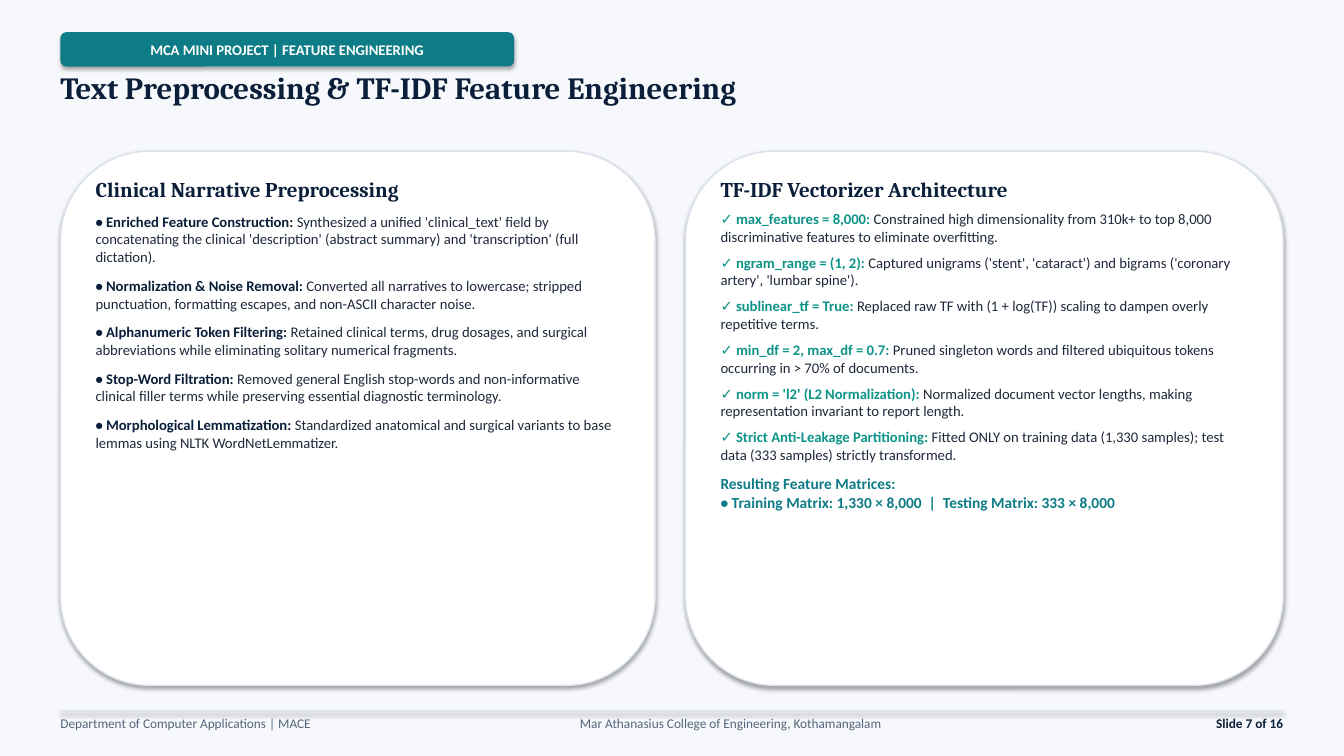
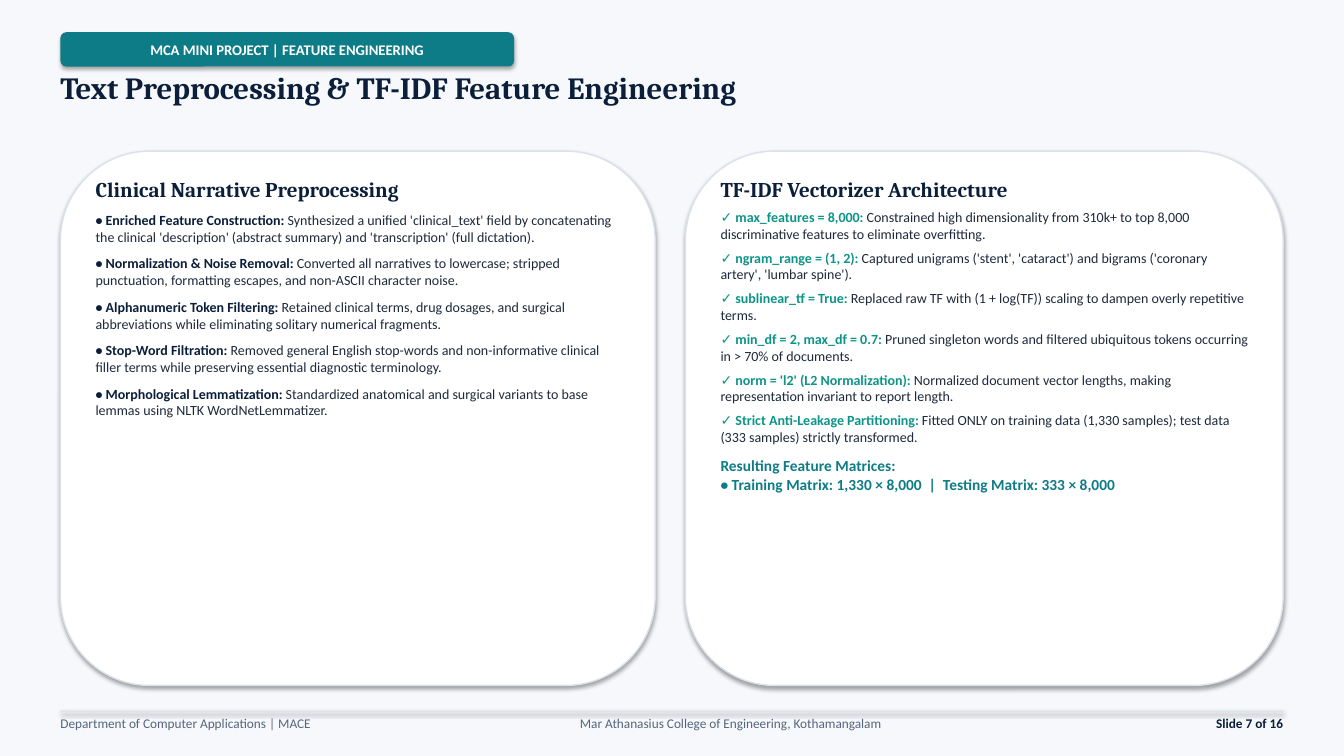
Before and after one commit to JiphinGeorge/Mini-Project-S3-MCA, a slide deck: slide 7 of model training project/2nd Presentation 30-9-2026/Medical_Specialty_Classification_Interim_Presentation_2.pptx. Drawn at 1344x756 pixels with LibreOffice and Linux fonts; fonts in the diff are those of the drawing. Boxes give left, top, right and bottom in pixels: in the first picture for what was removed or moved away, otherwise in the second. Text is boxed around its words. In the diff, an @@ line names an element or a change of style, - is before the commit and + after.

Commit message:
refactor: update presentation layout geometry and text styling to prevent overlap

```diff
--- a/model training project/2nd Presentation 30-9-2026/Medical_Specialty_Classification_Interim_Presentation_2.pptx
+++ b/model training project/2nd Presentation 30-9-2026/Medical_Specialty_Classification_Interim_Presentation_2.pptx
@@ text at [96, 215, 611, 418]: size 10.5 to 10 pt; less space between paragraphs @@
@@ text at [721, 212, 1248, 445]: size 10.5 to 10 pt in "✓ max_features = 8,000: Constrained high dimensionality ...", "✓ ngram_range = (1, 2): Captured unigrams ...", "✓ sublinear_tf = True: Replaced raw TF ...", "✓ min_df = 2, max_df = 0.7: ..." and 2 more places; less space between paragraphs @@
```
Also in this commit, not shown: 10 other slides changed, 3 other files.
